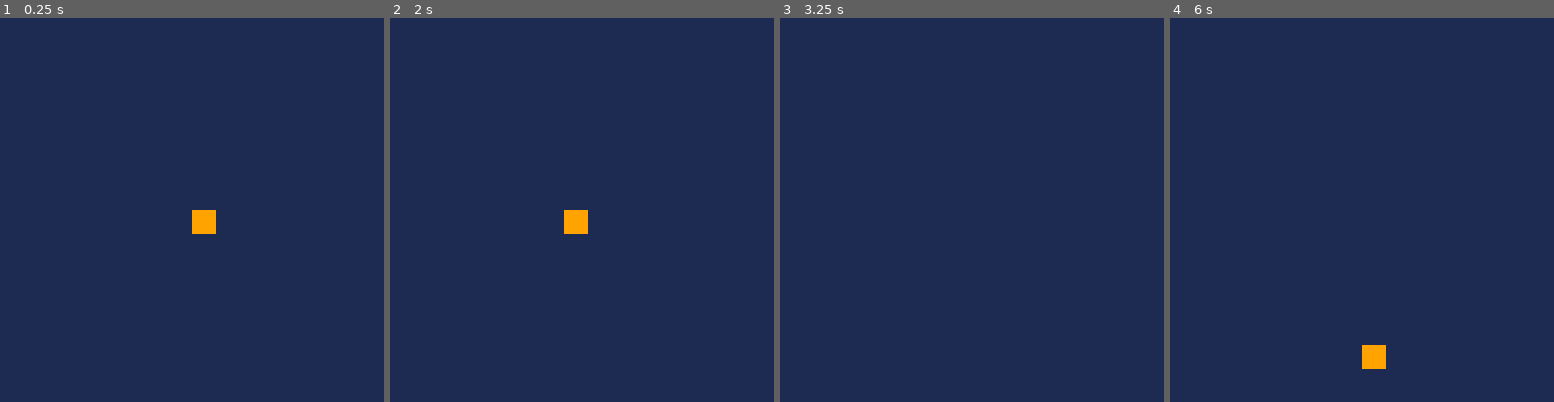
Above: before the commit, frames 1-4 (left to right).
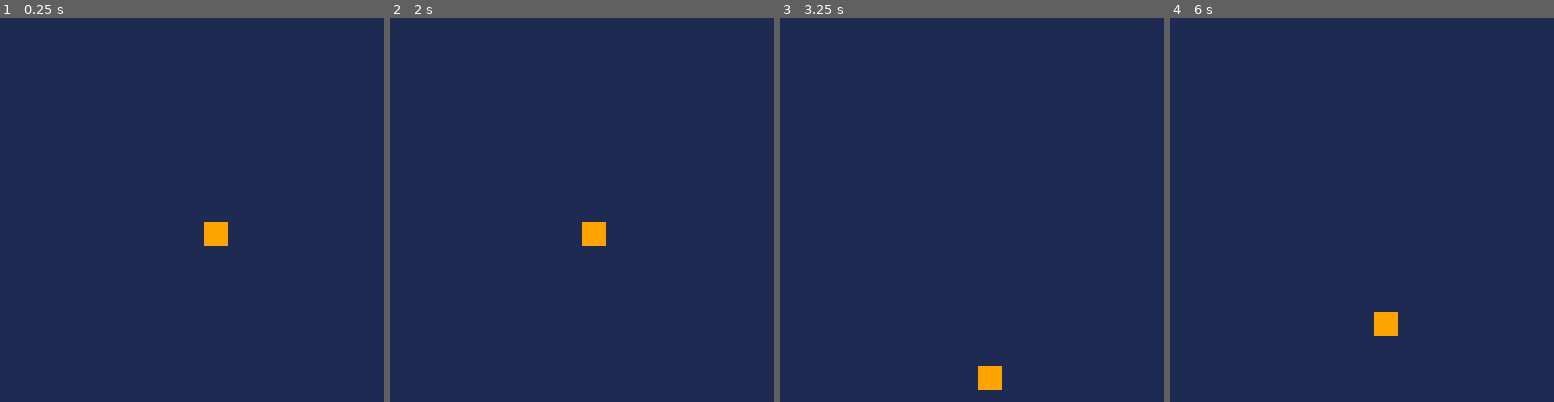
Above: after the commit, the same moments.

Repository: wesen/carts
Game: PICO-8 cartridge games/bullet/bullet.p8
Two runs of this game, one before a commit and one after it. Both use one fixed random seed, a clock stepped at 60 frames per second and the inputs below.
Inputs (mouse positions are in pixels of both pictures, inside the frame that each line leads up to):
- Up to frame 1 (0.25 s): no input
- Up to frame 2 (2 s): click (459, 121) at 0.67 s; click (520, 267) at 1.22 s; click (585, 114) at 1.77 s; hold Left from 1.97 s (still down)
- Up to frame 3 (3.25 s): click (1037, 259) at 2.32 s; release Left at 2.37 s; hold Down 2.42-2.82 s; click (1102, 106) at 2.87 s; hold Right from 2.87 s (still down)
- Up to frame 4 (6 s): click (1254, 256) at 3.42 s; release Right at 3.53 s; hold Up 3.58-4.08 s; click (1315, 102) at 3.97 s; hold Right 4.13-4.53 s; click (1381, 248) at 4.52 s; hold Down 4.58-5.08 s; click (1442, 94) at 5.07 s; hold Left 5.13-5.8 s; click (1507, 244) at 5.62 s; hold Up from 5.85 s (still down)

The runs differ from the first frame. In frame 1, 0.6% of the frame differs, in the area x 50-60%, y 50-60%; in frame 2, 0.7%; in frame 3, 0.4%; in frame 4, 0.8%, in the area x 50-60%, y 76-92%.

Commit message:
Add bullet and refactor rogue turn loop

Diff:
--- a/games/bullet/bullet.lua
+++ b/games/bullet/bullet.lua
@@ -1,8 +1,11 @@
 --#include oo
+--#include collision
+--#include helpers
 --#include map
 --#include player
 --#include enemies
 --@include projectiles
+--#include weapon
 
 
 
--- a/games/bullet/bullet.p8
+++ b/games/bullet/bullet.p8
@@ -18,12 +18,111 @@
  return setmetatable(c,{__index=parent})
 end
 
+function bbox_bbox_clip(bbx,boundaries)
+ return {
+  aax=mid(boundaries.aax,bbx.aax,boundaries.bbx),
+  aay=mid(boundaries.aay,bbx.aay,boundaries.bbx),
+  bby=mid(boundaries.aax,bbx.bbx,boundaries.bbx),
+  bby=mid(boundaries.aay,bbx.bby,boundaries.bby),
+}
+end
+
+function bbox_pt_clip(x,y,bbox)
+ return mid(bbox.aax,x,bbox.bbx),mid(bbox.aay,y,bbox.bby)
+end
+
+-- functions
+function appr(val,target,amount)
+ return (val>target and max(val-amount,target)) or min(val+amount,target)
+end
+
+function sign(v)
+ return v>0 and 1 or v<0 and -1 or 0
+end
+
+function rndsign()
+ return rnd(1)>0.5 and 1 or -1
+end
+
+function round(x)
+ return flr(x+0.5)
+end
+
+function maybe(p)
+ if (p==nil) p=0.5
+ return rnd(1)<p
+end
+
+function mrnd(x)
+ return rnd(x*2)-x
+end
+
+function rnd_elt(v)
+ return v[min(#v,1+flr(rnd(#v)+0.5))]
+end
+
+function frame(interval,len)
+ return flr(glb_frame/interval)%len
+end
+
+--- function for calculating
+-- exponents to a higher degree
+-- of accuracy than using the
+-- ^ operator.
+-- function created by samhocevar.
+-- source: https://www.lexaloffle.com/bbs/?tid=27864
+-- @param x number to apply exponent to.
+-- @param a exponent to apply.
+-- @return the result of the
+-- calculation.
+function pow(x,a)
+  if (a==0) return 1
+  if (a<0) x,a=1/x,-a
+  local ret,a0,xn=1,flr(a),x
+  a-=a0
+  while a0>=1 do
+      if (a0%2>=1) ret*=xn
+      xn,a0=xn*xn,shr(a0,1)
+  end
+  while a>0 do
+      while a<1 do x,a=sqrt(x),a+a end
+      ret,a=ret*x,a-1
+  end
+  return ret
+end
+
+function v_idx(pos)
+ return pos.x+pos.y*128
+end
+
+function angle2vec(angle)
+ return cos(angle),sin(angle)
+end
+
+function shake(self,p)
+ local a=rnd(1)
+ self.shkx=cos(a)*p
+ self.shky=sin(a)*p
+end
+
+function update_shake(self)
+ if abs(self.shkx)+abs(self.shky)<1 then
+  self.shkx=0
+  self.shky=0
+ end
+ if glb_frame%4==0 then
+  self.shkx*=-0.4-rnd(0.1)
+  self.shky*=-0.4-rnd(0.1)
+ end
+
+end
+
 
 cls_player=class(function(self)
  self.x=64
  self.y=64
  self.hp=10
- self.spd=3
+ self.spd=2
  self.spr=1
 end)
 
@@ -40,11 +139,12 @@
 end
 
 function cls_player:draw()
- spr(self.spr,self.x,self.y)
+ spr(self.spr,self.x+4,self.y+4)
 end
 
 
 --@include projectiles
+
 
 
 
@@ -73,10 +173,15 @@
  glb_mouse_y=stat(33)
  local _mouse_btn=stat(34)
  glb_right_button=band(_mouse_btn,1)==1 and not band(glb_prev_mouse_btn,1)==0
+ glb_right_button_dwn=band(_mouse_btn,1)==1
  glb_left_button=band(_mouse_btn,2)==1 and not band(glb_prev_mouse_btn,2)==0
  glb_prev_mouse_btn=_mouse_btn
 
  glb_p1:update()
+
+ for _,p in pairs(glb_projectiles) do
+  p:update()
+ end
 end
 
 function _draw()
@@ -84,6 +189,10 @@
  glb_frame+=1
 
  glb_p1:draw()
+
+ for _,p in pairs(glb_projectiles) do
+  p:draw()
+ end
 end
 
 
@@ -96,3 +205,8 @@
 00700700999999990000000000000000000000000000000000000000000000000000000000000000000000000000000000000000000000000000000000000000
 00000000999999990000000000000000000000000000000000000000000000000000000000000000000000000000000000000000000000000000000000000000
 00000000999999990000000000000000000000000000000000000000000000000000000000000000000000000000000000000000000000000000000000000000
+00000000000000000000000000000000000000000000000000000000000000000000000000000000000000000000000000000000000000000000000000000000
+00000000000000000000000000000000000000000000000000000000000000000000000000000000000000000000000000000000000000000000000000000000
+00000000000000000000000000000000000000000000000000000000000000000000000000000000000000000000000000000000000000000000000000000000
+000aa000000000000000000000000000000000000000000000000000000000000000000000000000000000000000000000000000000000000000000000000000
+000aa000000000000000000000000000000000000000000000000000000000000000000000000000000000000000000000000000000000000000000000000000
--- a/games/bullet/camera.lua
+++ b/games/bullet/camera.lua
@@ -0,0 +1,61 @@
+cls_camera=class(typ_camera,function(self)
+ self.target=nil
+ self.pull=16
+ self.x=0
+ self.y=0
+ self.shkx=0
+ self.shky=0
+end)
+
+function cls_camera:set_target(target)
+ self.target=target
+ self.x=target.x
+ self.y=target.y
+end
+
+function cls_camera:compute_position()
+ return v2(self.x-64+self.shkx,self.y-64+self.shky)
+end
+
+function cls_camera:abs_position(p)
+ return p+self:compute_position()
+end
+
+function cls_camera:pull_bbox()
+ local v=v2(self.pull,self.pull)
+ return {
+  aax=self.x-self.pull,
+  aay=self.y-self.pull,
+  bbx=self.x+self.pull,
+  bby=self.y+self.pull}
+end
+
+function cls_camera:update()
+ if (self.target==nil) return
+ local b=self:pull_bbx()
+ local p=self.target
+ if (b.bbx<p.x) self.x+=min(p.x-b.bbx,4)
+ if (b.aax>p.x) self.x-=min(b.aax-p.x,4)
+ if (b.bby<p.y) self.y+=min(p.y-b.bby,4)
+ if (b.aay>p.y) self.y-=min(b.aay-p.y,4)
+ self.x,self.y=bbox_pt_clip(self.x,self.y,b)
+ self:update_shake()
+end
+
+-- from trasevol_dog
+function cls_camera:add_shake(p)
+ local a=rnd(1)
+ self.shkx+=p*cos(a)
+ self.shky+=p*sin(a)
+end
+
+function cls_camera:update_shake()
+ if abs(self.shkx)+abs(self.shky)<1 then
+  self.shkx=0
+  self.shky=0
+ end
+ if frame%4==0 then
+  self.shkx*=-0.4-rnd(0.1)
+  self.shky*=-0.4-rnd(0.1)
+ end
+end
--- a/games/bullet/main.lua
+++ b/games/bullet/main.lua
@@ -23,10 +23,15 @@
  glb_mouse_y=stat(33)
  local _mouse_btn=stat(34)
  glb_right_button=band(_mouse_btn,1)==1 and not band(glb_prev_mouse_btn,1)==0
+ glb_right_button_dwn=band(_mouse_btn,1)==1
  glb_left_button=band(_mouse_btn,2)==1 and not band(glb_prev_mouse_btn,2)==0
  glb_prev_mouse_btn=_mouse_btn
 
  glb_p1:update()
+
+ for _,p in pairs(glb_projectiles) do
+  p:update()
+ end
 end
 
 function _draw()
@@ -34,4 +39,8 @@
  glb_frame+=1
 
  glb_p1:draw()
+
+ for _,p in pairs(glb_projectiles) do
+  p:draw()
+ end
 end
--- a/games/bullet/player.lua
+++ b/games/bullet/player.lua
@@ -2,7 +2,7 @@
  self.x=64
  self.y=64
  self.hp=10
- self.spd=3
+ self.spd=2
  self.spr=1
 end)
 
@@ -19,5 +19,5 @@
 end
 
 function cls_player:draw()
- spr(self.spr,self.x,self.y)
+ spr(self.spr,self.x+4,self.y+4)
 end
--- a/games/bullet/projectiles.lua
+++ b/games/bullet/projectiles.lua
@@ -0,0 +1,19 @@
+glb_projectiles={}
+
+cls_projectile=class(function(x,y,dx,dy)
+ self.x=x
+ self.y=y
+ self.dx=dx
+ self.dy=dy
+ add(glb_projectiles,self)
+ self.spr=16
+end)
+
+function cls_projectile:update()
+ self.x+=self.dx
+ self.y+=self.dy
+end
+
+function cls_projectile:draw()
+ spr(self.spr,self.x+4,self.y+4)
+end
--- a/games/gamedevgame/gamedevgame.p8
+++ b/games/gamedevgame/gamedevgame.p8
@@ -880,14 +880,14 @@
 end
 
 function title_draw()
- title_draw_(glb_title_red,8)
- title_draw_(glb_title_blue,12)
+ -- title_draw_(glb_title_red,8)
+ -- title_draw_(glb_title_blue,12)
  title_draw_(glb_title,nil)
 
- if (maybe(0.1)) make_pwrup_explosion(rnd(128),rnd(128),true)
+ -- if (maybe(0.1)) make_pwrup_explosion(rnd(128),rnd(128),true)
  -- if (maybe(0.05)) shake(glb_title,4)
- if (maybe(0.02)) shake(glb_title_red,4)
- if (maybe(0.02)) shake(glb_title_blue,4)
+ -- if (maybe(0.02)) shake(glb_title_red,4)
+ -- if (maybe(0.02)) shake(glb_title_blue,4)
 end
 
 function title_update()
--- a/games/the-moth/camera.lua
+++ b/games/the-moth/camera.lua
@@ -28,11 +28,11 @@
  if (self.target==nil) return
  local b=self:pull_bbox()
  local p=self.target.pos
- if (b.bb.x<p.x) self.pos.x+=min(p.x-b.bb.x,4)
- if (b.aa.x>p.x) self.pos.x-=min(b.aa.x-p.x,4)
- if (b.bb.y<p.y) self.pos.y+=min(p.y-b.bb.y,4)
- if (b.aa.y>p.y) self.pos.y-=min(b.aa.y-p.y,4)
- self.pos=room:bbox():shrink(64):clip(self.pos)
+ if (b.bb.x<p.x) self.x+=min(p.x-b.bb.x,4)
+ if (b.aa.x>p.x) self.x-=min(b.aa.x-p.x,4)
+ if (b.bb.y<p.y) self.y+=min(p.y-b.bb.y,4)
+ if (b.aa.y>p.y) self.y-=min(b.aa.y-p.y,4)
+ self.x,self.y=bbox_pt_clip(self.x,self.y,glb_room.bbox)
  self:update_shake()
 end
 
--- a/rogue/game.lua
+++ b/rogue/game.lua
@@ -4,25 +4,24 @@
   if not glb_dialogbox.visible then
     for i=0,3 do
       if btnp(i) then
-        add_cmd(i+1)
+        p.cmds[#p.cmds+1]=i+1
       end
     end
   elseif btnp(5) then
     glb_dialogbox.visible=false
   end
 
-  if #turn_crs==0 and #p.cmds>0 then
-    do_turn()
-  end
-
   tick_crs(turn_crs)
 end
 
-function do_turn()
-  add_cr(mkcr_mob_move(mobs[2],1),turn_crs)
-  add_cr(cr_player_move,turn_crs)
+function cr_game_loop()
+  while true do
+    if #p.cmds>0 then
+      cr_player_move()
+    else
+      yield()
+    end
+  end
 end
 
-function add_cmd(cmd)
-  p.cmds[#p.cmds+1]=cmd
-end
+add_cr(cr_game_loop,turn_crs)
--- a/rogue/init.lua
+++ b/rogue/init.lua
@@ -5,14 +5,15 @@
 p={
  x=3,y=5,sprite=240,
  ox=0,oy=0,color=10,
- cmds={},dir=false,bumped_t=0
+ cmds={},dir=false,bumped_t=0,
+ atk=1,hp=4
 }
 
 function _init()
  _drw = draw_game
  _upd = update_game
  add_mob(0,7,6)
- add_mob(4,7,5)
+ add_mob(1,7,5)
 end
 
 function _draw()
--- a/rogue/mob.lua
+++ b/rogue/mob.lua
@@ -1,4 +1,7 @@
 mobs={}
+
+mob_atk={1,2}
+mob_hp={2,2}
 
 function add_mob(typ,mx,my)
   add(mobs,{
@@ -7,7 +10,10 @@
     ox=0,oy=0,
     dir=false,
     sprite=192+4*typ,
-    color=8,bumped_t=0
+    color=8,
+    bumped_t=0,
+    hp=mob_hp[typ],
+    atk=mob_atk[typ]
   })
 end
 
@@ -21,6 +27,7 @@
 end
 
 function hit_mob(attacker,defender)
+ defender.hp-=attacker.atk
 end
 
 function draw_mobs()
--- a/rogue/rogue.p8
+++ b/rogue/rogue.p8
@@ -2,9 +2,9 @@
 version 18
 __lua__
 #include oo.lua
+#include crs.lua
 #include init.lua
 #include move.lua
-#include crs.lua
 #include helpers.lua
 #include ui.lua
 #include gfx.lua
@@ -117,20 +117,20 @@
 00000000000000000000000000000000000000000000000000000000000000000000000000000000000000000000000000000000000000000000000000000000
 00000000000000000000000000000000000000000000000000000000000000000000000000000000000000000000000000000000000000000000000000000000
 00000000000000000000000000000000000000000000000000000000000000000000000000000000000000000000000000000000000000000000000000000000
-00000000000000000000000000000000000000000000000000000000000000000000000000000000000000000000000000000000000000000000000000000000
-00000000000000000000000000000000000000000000000000000000000000000000000000000000000000000000000000000000000000000000000000000000
-00000000066600000000000000000000000000000000000000000000000000000000000000000000000000000000000000000000000000000000000000000000
-06660000606660000666000000000000000000000000000000000000000000000000000000000000000000000000000000000000000000000000000000000000
-60666000666660006066600006666000000000000000000000000000000000000000000000000000000000000000000000000000000000000000000000000000
-66666000066600006666600060666600000000000000000000000000000000000000000000000000000000000000000000000000000000000000000000000000
-00000000000000000000000000000000000000000000000000000000000000000000000000000000000000000000000000000000000000000000000000000000
-00000000000000000000000000000000000000000000000000000000000000000000000000000000000000000000000000000000000000000000000000000000
-00000000006660000000000000000000000000000000000000000000000000000000000000000000000000000000000000000000000000000000000000000000
-00666000060666000066600000000000000000000000000000000000000000000000000000000000000000000000000000000000000000000000000000000000
-06066600060666000606660006666660000000000000000000000000000000000000000000000000000000000000000000000000000000000000000000000000
-60666660066666006066666060066666000000000000000000000000000000000000000000000000000000000000000000000000000000000000000000000000
-66666660066666006666666066666666000000000000000000000000000000000000000000000000000000000000000000000000000000000000000000000000
-06666600006660000666660006666660000000000000000000000000000000000000000000000000000000000000000000000000000000000000000000000000
+00000000000000000000000000000000000000000066600000000000000000000000000000000000000000000000000000000000000000000000000000000000
+00000000000000000000000000000000006660000606660000666000000000000000000000000000000000000000000000000000000000000000000000000000
+00000000066600000000000000000000060666000606660006066600066666600000000000000000000000000000000000000000000000000000000000000000
+06660000606660000666000000000000606666600666660060666660600666660000000000000000000000000000000000000000000000000000000000000000
+60666000666660006066600006666000666666600666660066666660666666660000000000000000000000000000000000000000000000000000000000000000
+66666000066600006666600060666600066666000066600006666600066666600000000000000000000000000000000000000000000000000000000000000000
+00000000000000000000000000000000000000000000000000000000000000000000000000000000000000000000000000000000000000000000000000000000
+00000000000000000000000000000000000000000000000000000000000000000000000000000000000000000000000000000000000000000000000000000000
+00000000000000000000000000000000000000000000000000000000000000000000000000000000000000000000000000000000000000000000000000000000
+00000000000000000000000000000000000000000000000000000000000000000000000000000000000000000000000000000000000000000000000000000000
+00000000000000000000000000000000000000000000000000000000000000000000000000000000000000000000000000000000000000000000000000000000
+00000000000000000000000000000000000000000000000000000000000000000000000000000000000000000000000000000000000000000000000000000000
+00000000000000000000000000000000000000000000000000000000000000000000000000000000000000000000000000000000000000000000000000000000
+00000000000000000000000000000000000000000000000000000000000000000000000000000000000000000000000000000000000000000000000000000000
 00000000000000000000000000000000000000000000000000000000000000000000000000000000000000000000000000000000000000000000000000000000
 00000000000000000000000000000000000000000000000000000000000000000000000000000000000000000000000000000000000000000000000000000000
 00000000000000000000000000000000000000000000000000000000000000000000000000000000000000000000000000000000000000000000000000000000
